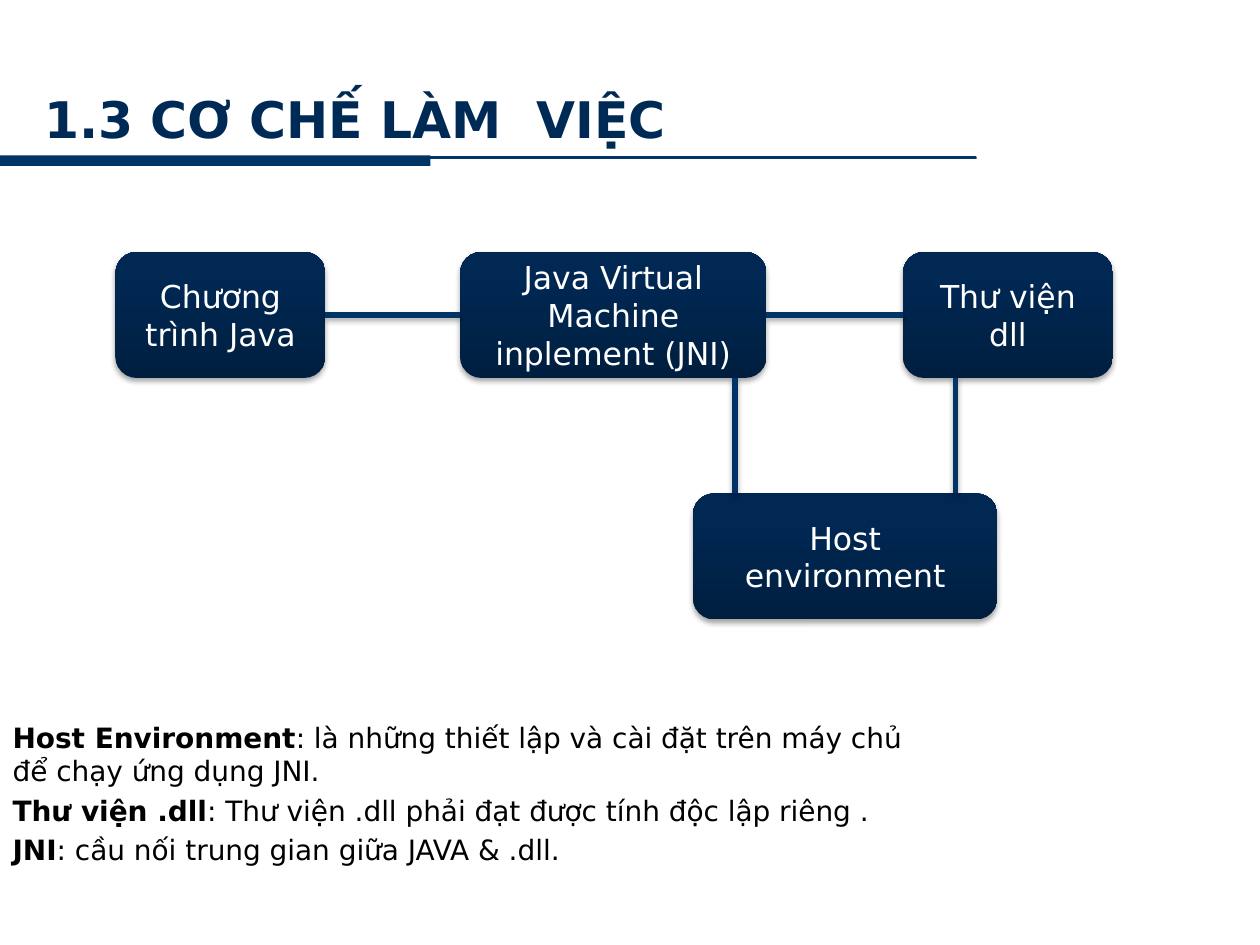
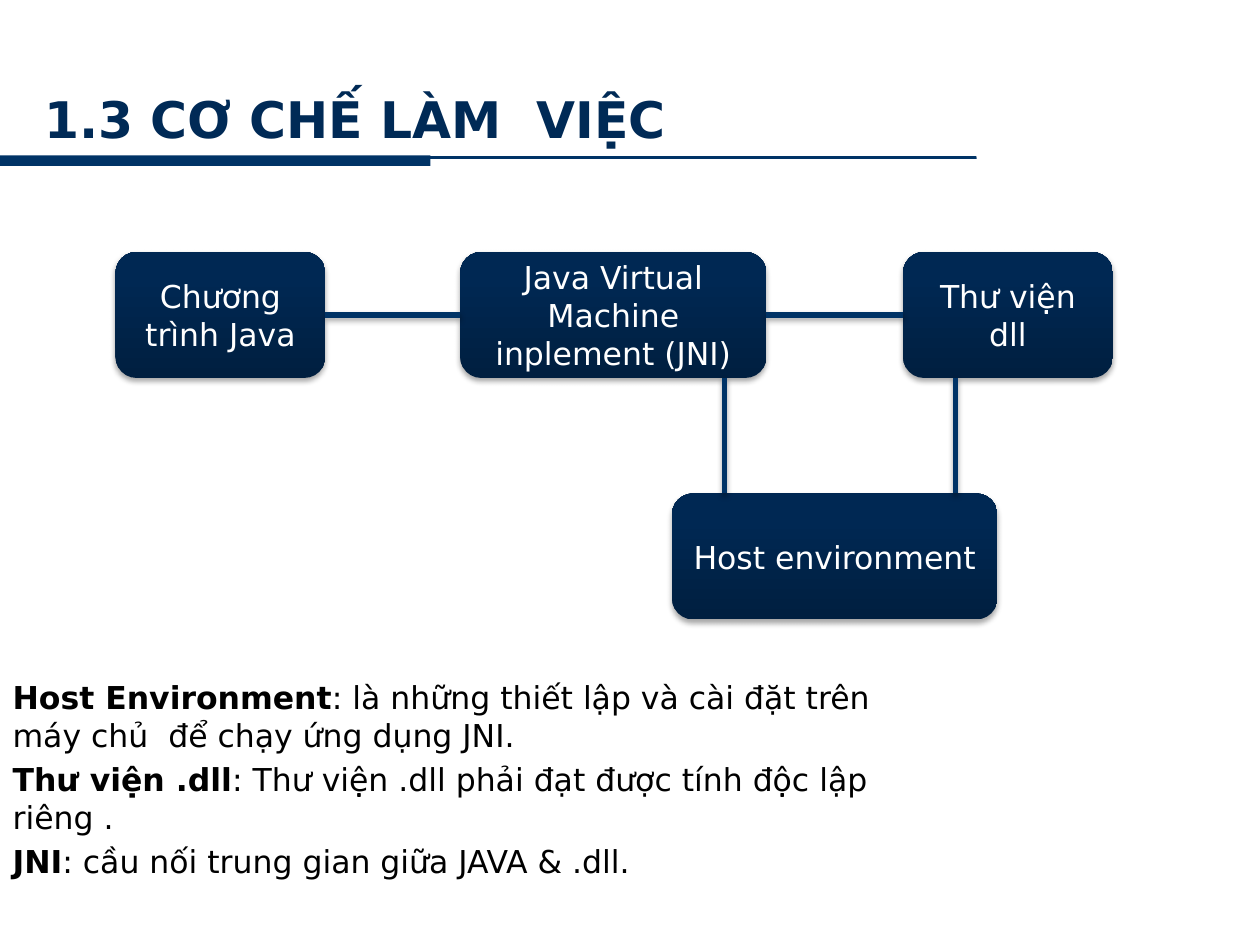
Before and after one commit to minhkhanh/UofS-Java, a slide deck: slide 6 of Seminar_JNI/Slide_00.pptx. Drawn at 1260x945 pixels with LibreOffice and Linux fonts; fonts in the diff are those of the drawing; background and template pictures are left out. Boxes give left, top, right and bottom in pixels: in the first picture for what was removed or moved away, otherwise in the second. Text is boxed around its words. In the diff, an @@ line names an element or a change of style, - is before the commit and + after.

```diff
--- a/Seminar_JNI/Slide_00.pptx
+++ b/Seminar_JNI/Slide_00.pptx
@@ line moved from (735, 378) - (735, 494) to (724, 378) - (724, 494) @@
@@ rounded rectangle "Host environment": place and size @@
-rounded rectangle "Host environment" at <box>693,494,998,620</box>
+rounded rectangle "Host environment" at <box>672,494,997,620</box>
@@ text "Host Environment: là những thiết ...": place and size @@
-text "Host Environment: là những thiết ..." at <box>13,725,902,866</box>
+text "Host Environment: là những thiết ..." at <box>13,684,870,880</box>
@@ text "Host Environment: là những thiết ..." at <box>13,684,870,880</box>: size 16 to 18 pt @@
```
Also in this commit, not shown: 22 other slides changed.
